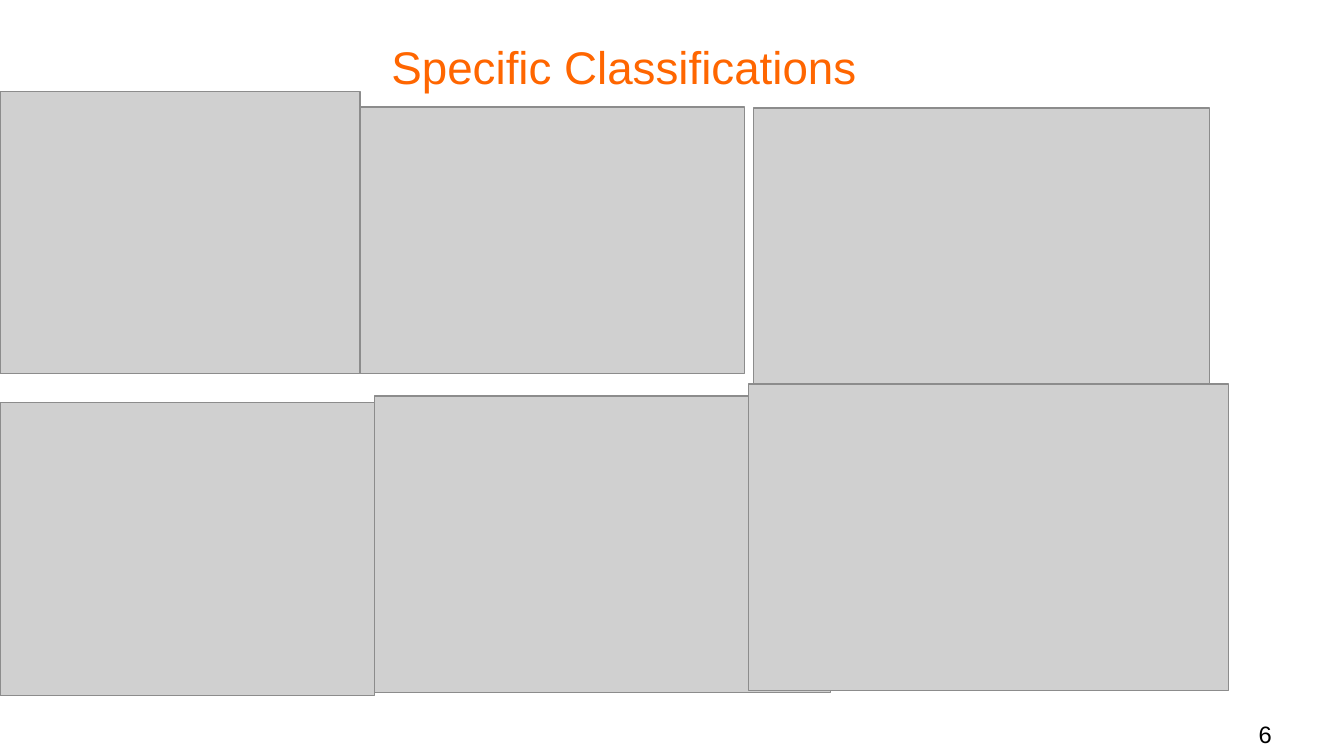
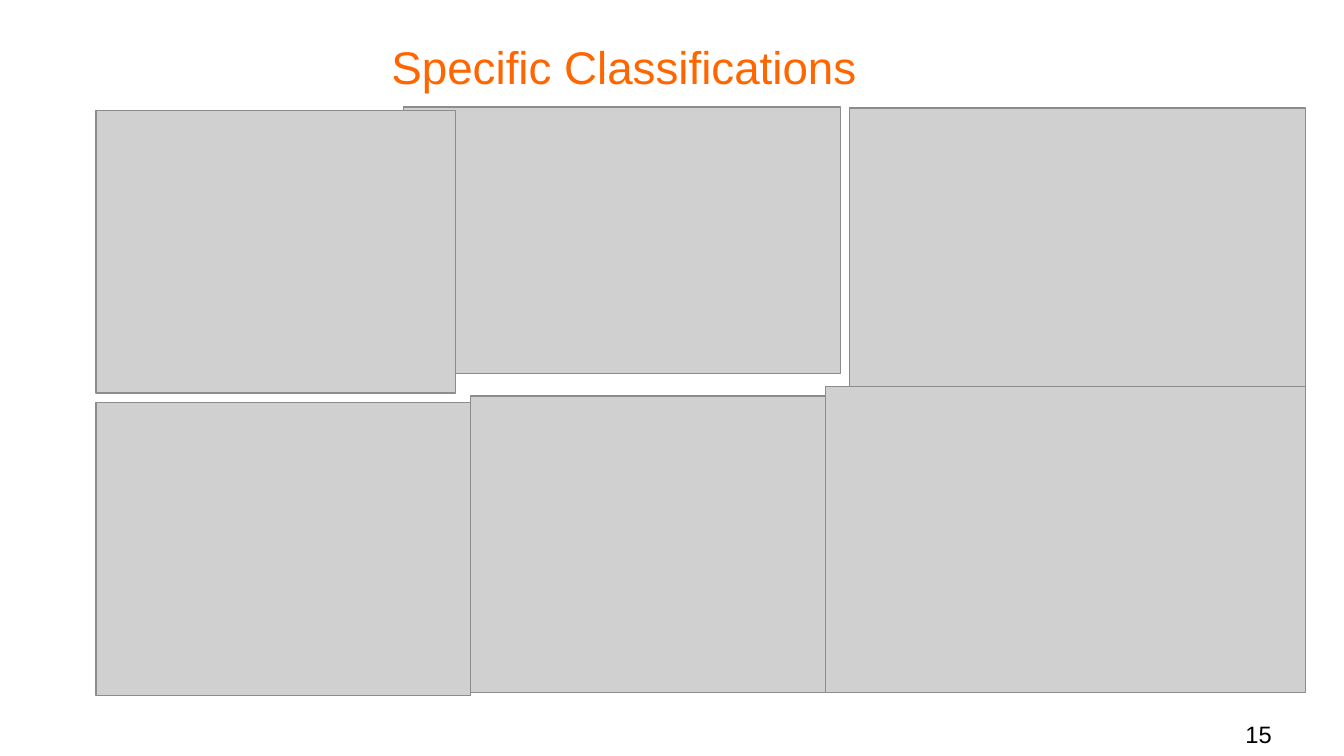
Before and after one commit to bldl/js-proposals, a slide deck: slide 15 of Data Analysis/Presentation/tc39 proposals observations.odp (slide 6 before the commit). Drawn at 1344x756 pixels with LibreOffice and Linux fonts; fonts in the diff are those of the drawing; grey boxes stand for pictures; background and template pictures are left out. Boxes give left, top, right and bottom in pixels: in the first picture for what was removed or moved away, otherwise in the second. Text is boxed around its words. In the diff, an @@ line names an element or a change of style, - is before the commit and + after.

Commit message:
generated specific plots and made observations

```diff
--- a/Data Analysis/Presentation/tc39 proposals observations.odp
+++ b/Data Analysis/Presentation/tc39 proposals observations.odp
@@ picture: place and size @@
-picture at box(0, 91, 360, 374)
+picture at box(96, 111, 456, 394)
@@ 4 pictures: place and size @@
-4 pictures at box(0, 107, 1210, 696)
+4 pictures at box(96, 107, 1306, 696)
@@ picture: place and size @@
-picture at box(749, 384, 1229, 690)
+picture at box(826, 387, 1306, 693)
@@ page number at box(1245, 726, 1271, 744): text changed @@
-6
+15
```
Also in this commit, not shown: 1 other slide changed, 12 slides added, 1 slide removed, 55 other files.
